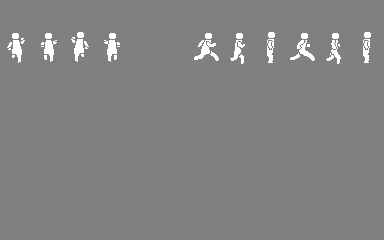
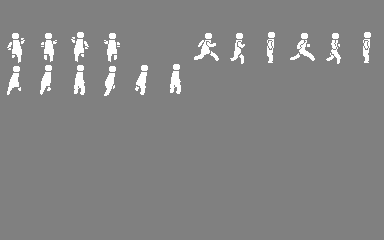
Revision of a layered 384 x 240 image; what changed, layer by layer:
added layer "Layer 8" above "Layer 7" over [170, 64, 181, 94]
renamed "Diagonal" to "Layer 7", showed it, painted on it over [7, 64, 181, 96]
